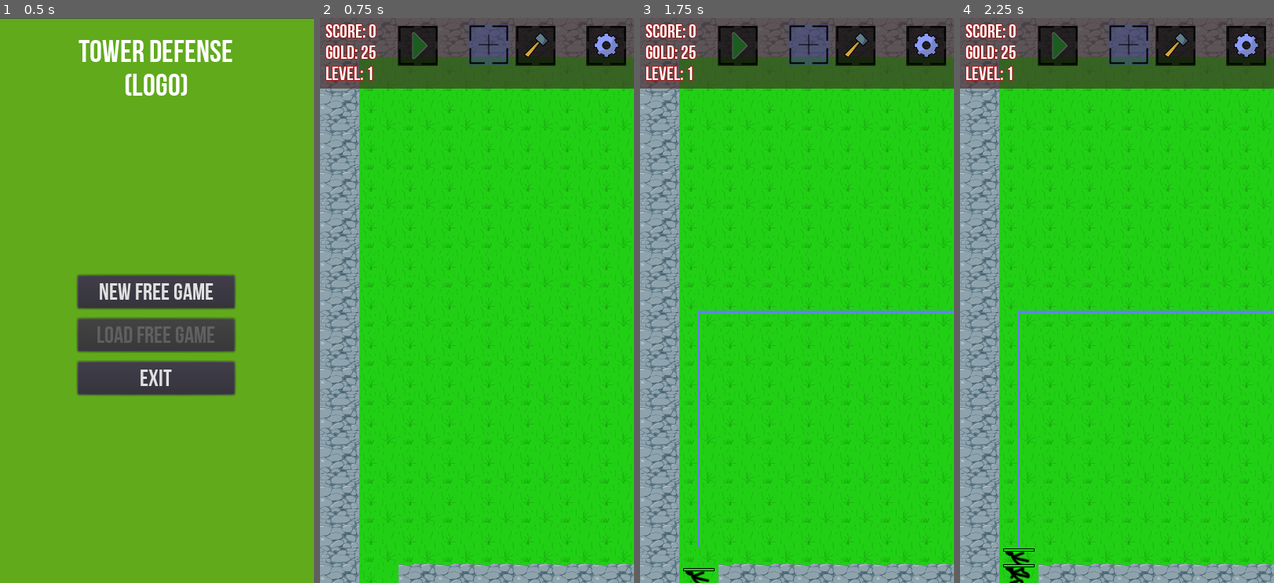
Above: before the commit, frames 1-4 (left to right).
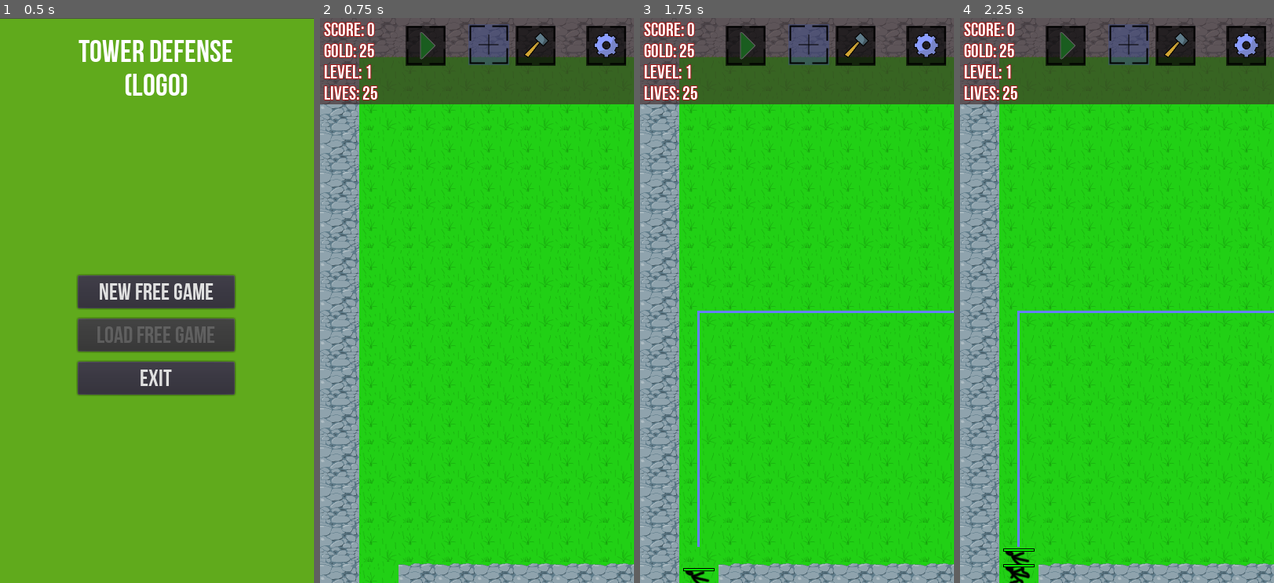
Above: after the commit, the same moments.

Repository: thewillwillhelp/godot-td
Game: Godot game, scene res://scenes/MainMenu.tscn
The game is run twice, just before and just after one commit, with the same random seed, the same clock (stepped at 60 frames per second) and the same inputs.
Inputs (mouse positions are in pixels of both pictures, inside the frame that each line leads up to; where the layout moved, square brackets give the same spot in the first picture):
- Up to frame 1 (0.5 s): no input
- Up to frame 2 (0.75 s): click "New free game" at 0.5 s
- Up to frame 3 (1.75 s): click (746, 46) [737, 46] at 1.25 s
- Up to frame 4 (2.25 s): click (1066, 46) [1057, 46] at 2 s

Frame 1 is identical in both runs. In frame 2, 4.6% of the frame differs, in the area x 0-100%, y 0-16%; in frame 3, 4.6%; in frame 4, 4.6%.

Commit message:
add Game over menu and lives to be able to lose

Diff:
--- a/scenes/BattleFieldScene.gd
+++ b/scenes/BattleFieldScene.gd
@@ -67,7 +67,8 @@
     "field_width": DEFAULT_BATTLEFIELD_COLUMNS_NUMBER,
     "field_height": DEFAULT_BATTLEFIELD_ROWS_NUMBER,
     "gold": 25,
-    "game_level": 1
+    "game_level": 1,
+    "lives": 25
 }
 
 var game_data: Dictionary = default_game_data.duplicate()
@@ -82,6 +83,7 @@
 
     if globals.game_should_be_loaded:
         self.load_game()
+        globals.game_should_be_loaded = false
     else:
         self.start_game()
 
@@ -151,8 +153,9 @@
     var score = self.game_data.score
     var gold = self.game_data.gold
     var game_level = self.game_data.game_level
+    var lives = self.game_data.lives
     # @TODO separte these labels
-    $GUI/ScoreLabel.text = "Score: %d\nGold: %d\nLevel: %d" % [score, gold, game_level]
+    $GUI/ScoreLabel.text = "Score: %d\nGold: %d\nLevel: %d\nLives: %d" % [score, gold, game_level, lives]
 
 func update_building_preview(building_target: String = ""):
     var building_preview_sprite = $GUI/SelectionPreview/Button/Sprite
@@ -298,6 +301,9 @@
     self.game_data = loaded_game_data
     self.start_game(false)
 
+func finish_game():
+    $GUI.show_game_over_menu()
+
 func get_random_border_position(to_keep_distance: Vector2 = Vector2()) -> Vector2:
     randomize()
     var side: int = randi() % 4
@@ -426,8 +432,13 @@
 
     if area.entity_class == "Enemy":
         area.queue_free()
-        self.game_data.score -= 10
-        update_score_label()
+        if self.game_data.lives > 0:
+            self.game_data.score -= 10
+            self.game_data.lives -= 1
+            update_score_label()
+
+        if self.game_data.lives == 0:
+            self.finish_game()
 
 func on_kill_mob():
     self.game_data.gold += randi() % 2 + 1
@@ -459,5 +470,5 @@
         create_entity()
 
 
-func _on_Node_swipe_is_happened(position: Vector2):
-    $Camera2D.position -= position
+func _on_Node_swipe_is_happened(position_diff: Vector2):
+    $Camera2D.position -= position_diff
--- a/scenes/BattleFieldScene.tscn
+++ b/scenes/BattleFieldScene.tscn
@@ -12,6 +12,16 @@
 [node name="BattleFieldScene" type="Node2D"]
 script = ExtResource( 1 )
 mob_scene = ExtResource( 4 )
+
+[node name="ParallaxBackground" type="ParallaxBackground" parent="."]
+
+[node name="ColorRect" type="ColorRect" parent="ParallaxBackground"]
+margin_right = 400.0
+margin_bottom = 750.0
+color = Color( 0.607843, 0.0156863, 0.0156863, 0.588235 )
+__meta__ = {
+"_edit_use_anchors_": false
+}
 
 [node name="GlobalBackground" type="ColorRect" parent="."]
 visible = false
@@ -81,16 +91,6 @@
 one_shot = true
 
 [node name="GUI" parent="." instance=ExtResource( 2 )]
-
-[node name="ParallaxBackground" type="ParallaxBackground" parent="."]
-
-[node name="ColorRect" type="ColorRect" parent="ParallaxBackground"]
-margin_right = 400.0
-margin_bottom = 750.0
-color = Color( 0.607843, 0.0156863, 0.0156863, 0.588235 )
-__meta__ = {
-"_edit_use_anchors_": false
-}
 [connection signal="gui_input" from="BattleField" to="." method="_on_BattleField_gui_input"]
 [connection signal="timeout" from="mob_create_timer" to="." method="_on_mob_create_timer_timeout"]
 [connection signal="area_entered" from="ExitArea" to="." method="_on_ExitArea_area_entered"]
--- a/scenes/Battle_GUI.gd
+++ b/scenes/Battle_GUI.gd
@@ -18,7 +18,10 @@
 
     $SettingsMenu/SaveGameButton.connect("button_up", self, "_on_gui_event", [ "save_game_clicked" ])
     $SettingsMenu/ExitGameButton.connect("button_up", self, "_on_gui_event", [ "exit_game_clicked" ])
+    $GameOverMenu/ExitGameButton.connect("button_up", self, "_on_gui_event", [ "exit_game_clicked" ])
 
+func show_game_over_menu():
+    $GameOverMenu.show()
 
 func _on_gui_event(event_name: String):
     emit_signal("command_send", event_name)
--- a/scenes/Battle_GUI.tscn
+++ b/scenes/Battle_GUI.tscn
@@ -16,7 +16,7 @@
 
 [node name="Background" type="ColorRect" parent="."]
 margin_right = 400.0
-margin_bottom = 90.0
+margin_bottom = 110.0
 color = Color( 0.262745, 0.164706, 0.164706, 0.65098 )
 __meta__ = {
 "_edit_use_anchors_": false
@@ -133,9 +133,9 @@
 position = Vector2( 0, 540 )
 
 [node name="StartWaveButton" type="TextureButton" parent="."]
-margin_left = 100.0
+margin_left = 110.0
 margin_top = 10.0
-margin_right = 200.0
+margin_right = 210.0
 margin_bottom = 110.0
 rect_scale = Vector2( 0.5, 0.5 )
 texture_normal = ExtResource( 7 )
@@ -151,6 +151,9 @@
 margin_bottom = 101.0
 mouse_filter = 2
 color = Color( 0, 0, 0, 0.611765 )
+__meta__ = {
+"_edit_use_anchors_": false
+}
 
 [node name="BuildingMenuButton" type="TextureButton" parent="."]
 margin_left = 250.0
@@ -199,14 +202,55 @@
 }
 
 [node name="ScoreLabel" type="Label" parent="."]
-margin_left = 7.0
-margin_top = 7.0
-margin_right = 72.0
-margin_bottom = 85.0
+margin_left = 5.0
+margin_top = 5.0
+margin_right = 74.0
+margin_bottom = 110.0
 custom_fonts/font = ExtResource( 4 )
 text = "Score: 0
 Gold: 0
-Level: 0"
+Level: 0
+Lives: 0"
+__meta__ = {
+"_edit_use_anchors_": false
+}
+
+[node name="GameOverMenu" type="ColorRect" parent="."]
+visible = false
+margin_right = 400.0
+margin_bottom = 720.0
+color = Color( 0.262745, 0.164706, 0.164706, 0.65098 )
+__meta__ = {
+"_edit_use_anchors_": false
+}
+
+[node name="ExitGameButton" type="TextureButton" parent="GameOverMenu"]
+margin_left = 180.0
+margin_top = 260.0
+margin_right = 280.0
+margin_bottom = 360.0
+rect_scale = Vector2( 0.5, 0.5 )
+texture_normal = ExtResource( 9 )
+__meta__ = {
+"_edit_use_anchors_": false
+}
+
+[node name="ColorRect" type="ColorRect" parent="GameOverMenu/ExitGameButton"]
+show_behind_parent = true
+margin_left = -1.0
+margin_top = -3.0
+margin_right = 101.0
+margin_bottom = 99.0
+mouse_filter = 2
+color = Color( 0, 0, 0, 0.611765 )
+
+[node name="Message" type="Label" parent="GameOverMenu"]
+margin_left = 160.0
+margin_top = 220.0
+margin_right = 244.0
+margin_bottom = 244.0
+custom_fonts/font = ExtResource( 4 )
+text = "Game Over"
 __meta__ = {
 "_edit_use_anchors_": false
 }
